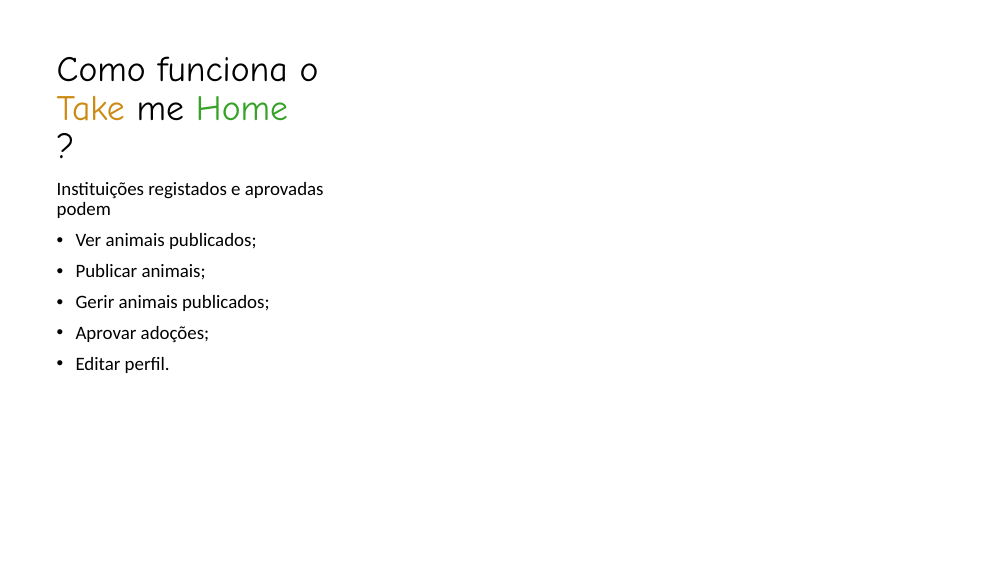
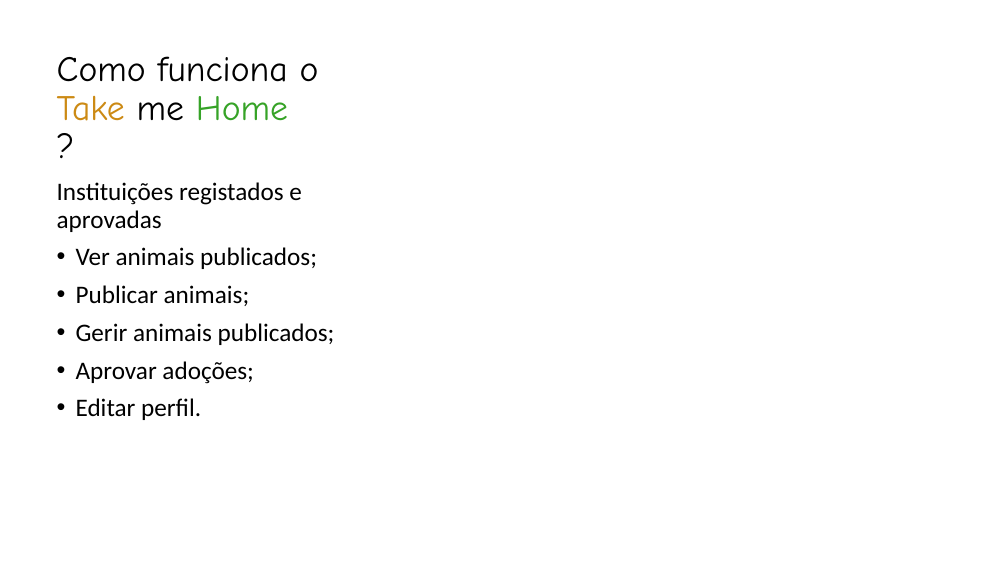
Before and after one commit to diogosousa034/pap, a slide deck: slide 5 of Take me Home.pptx. Drawn at 1008x567 pixels with LibreOffice and Linux fonts; fonts in the diff are those of the drawing; background and template pictures are left out. Boxes give left, top, right and bottom in pixels: in the first picture for what was removed or moved away, otherwise in the second. Text is boxed around its words. In the diff, an @@ line names an element or a change of style, - is before the commit and + after.

```diff
--- a/Take me Home.pptx
+++ b/Take me Home.pptx
@@ text at [57, 182, 302, 232]: text changed; size 18 to 24 pt @@
-Instituições registados e aprovadas podem
+Instituições registados e aprovadas
@@ text at [76, 247, 335, 420]: size 18 to 24 pt in "Ver animais publicados;", "Publicar animais;", "Gerir animais publicados;", "Aprovar adoções;" and 1 more places @@
```
Also in this commit, not shown: 3 other slides changed, 14 other files.
